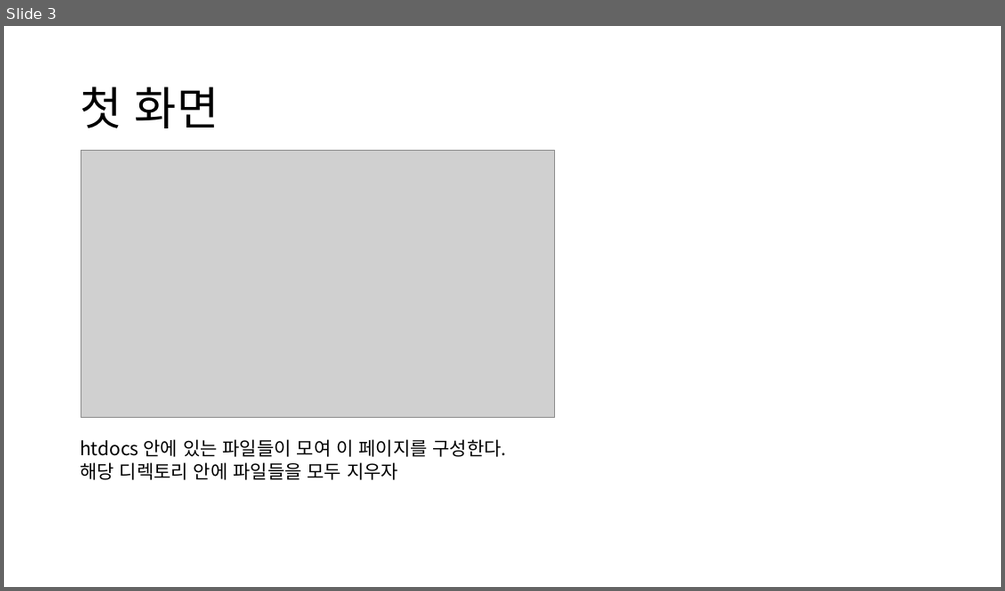
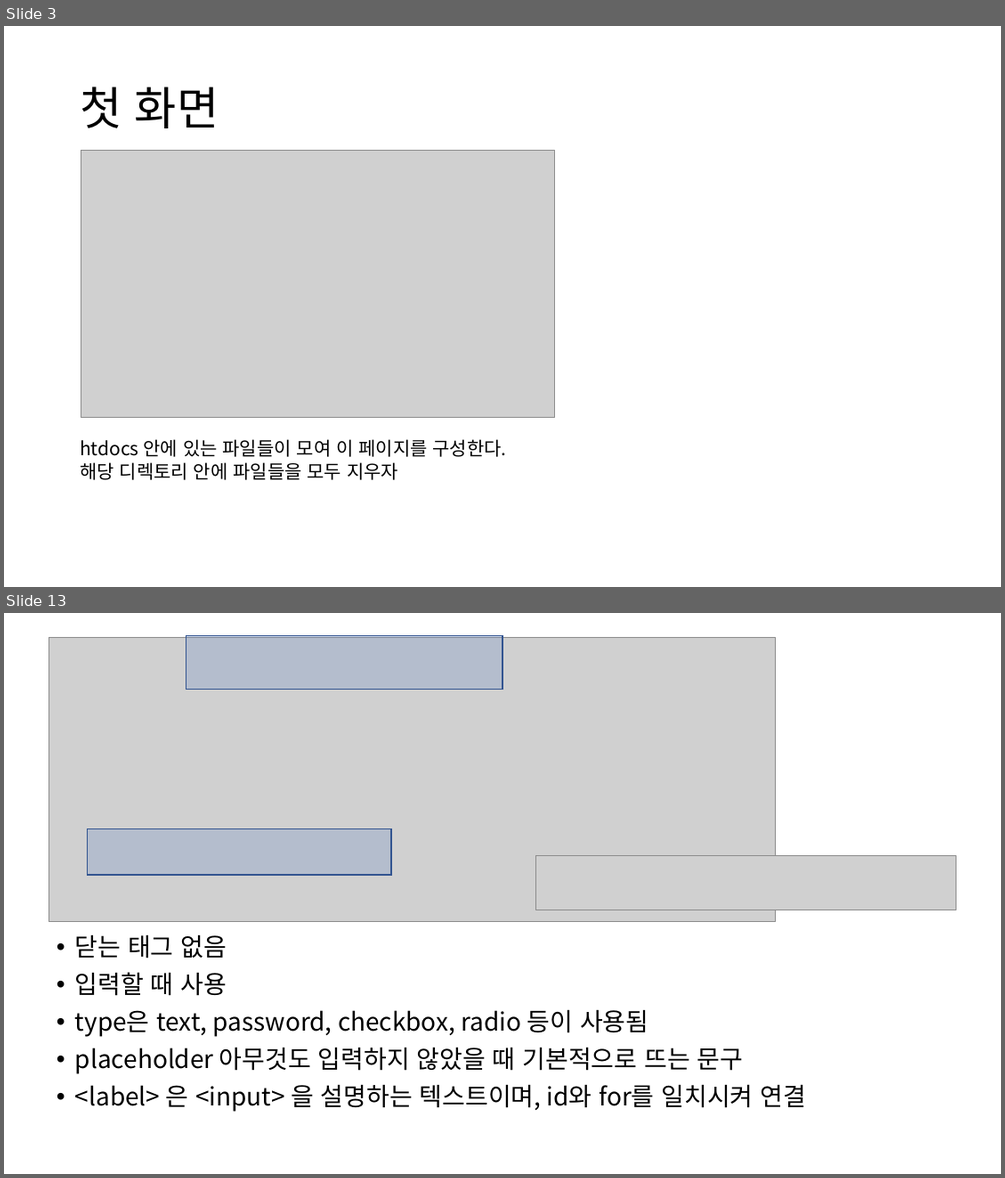
Before and after one commit to GNUCSAssistants/2021webprogramming, a slide deck: 수업/ppt/2. HTML.pptx. Shown one above the other, each under a label of ours: slide 3 before the commit, slides 3 and 13 after it; the slides between them are not shown. The pictures are 1005x591 and 1005x1178 pixels, drawn with LibreOffice and Linux fonts; fonts in the diff are those of the drawing; grey boxes stand for pictures. Boxes give left, top, right and bottom in pixels: in the first picture for what was removed or moved away, otherwise in the second. Text is boxed around its words. In the diff, an @@ line names an element or a change of style, - is before the commit and + after.

```diff
--- a/수업/ppt/2. HTML.pptx
+++ b/수업/ppt/2. HTML.pptx
@@ slide 13 added at box(4, 613, 1001, 1174), background #FFFFFF @@
@@ picture added at box(48, 637, 776, 921) @@
@@ rectangle added at box(186, 636, 502, 690), fill #4472C4 at 20% opacity, outline #325491 1 pt @@
@@ rectangle added at box(87, 829, 391, 875), fill #4472C4 at 20% opacity, outline #325491 1 pt @@
@@ picture added at box(536, 856, 956, 910) @@
@@ text added at box(75, 934, 806, 1111), 24 pt, text #000000 @@
+• 닫는 태그 없음
+• 입력할 때 사용
+• type은 text, password, checkbox, radio 등이 사용됨
+• placeholder 아무것도 입력하지 않았을 때 기본적으로 뜨는 문구
+• <label> 은 <input> 을 설명하는 텍스트이며, id와 for를 일치시켜 연결
```
Also in this commit, not shown: 2 slides changed, 13 other slides added, 8 other files.
